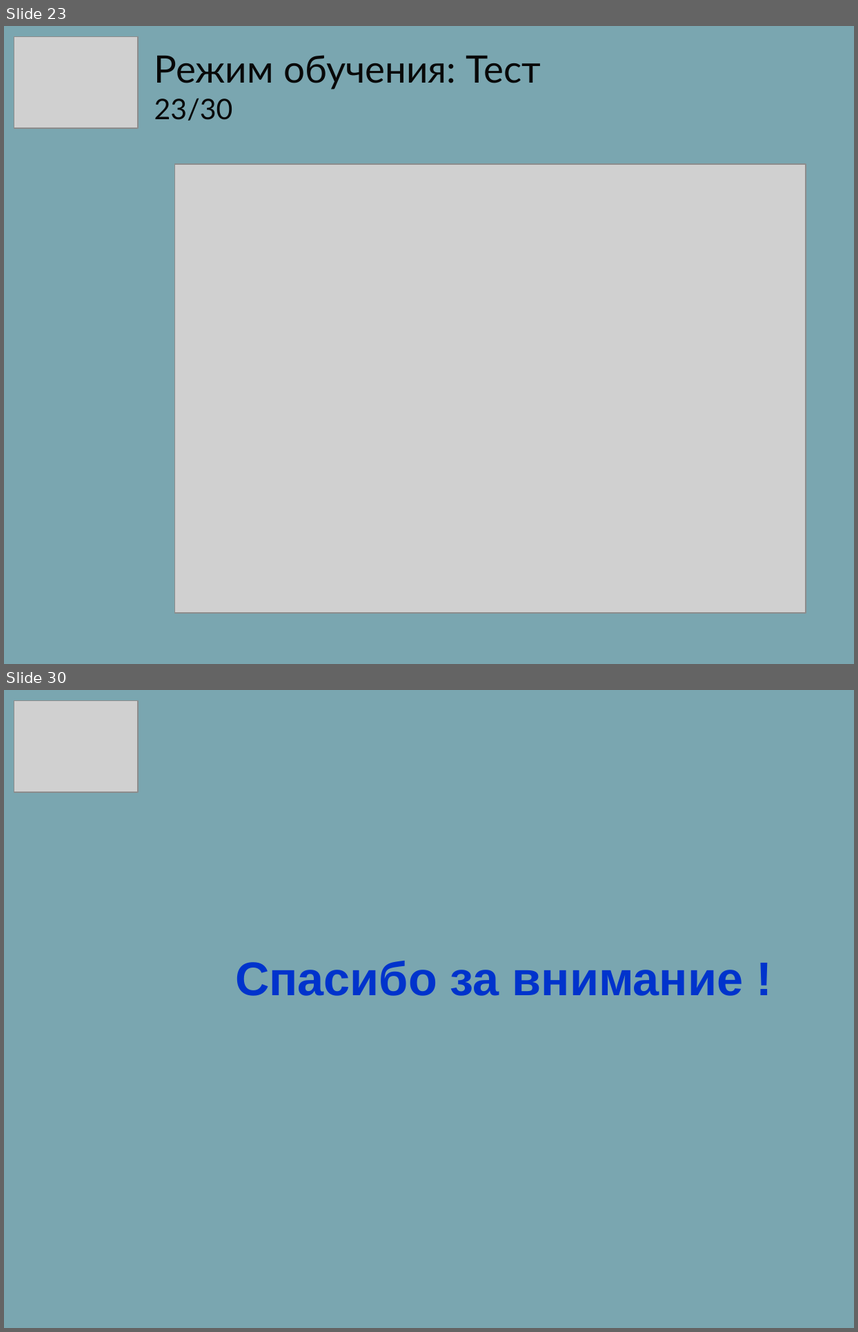
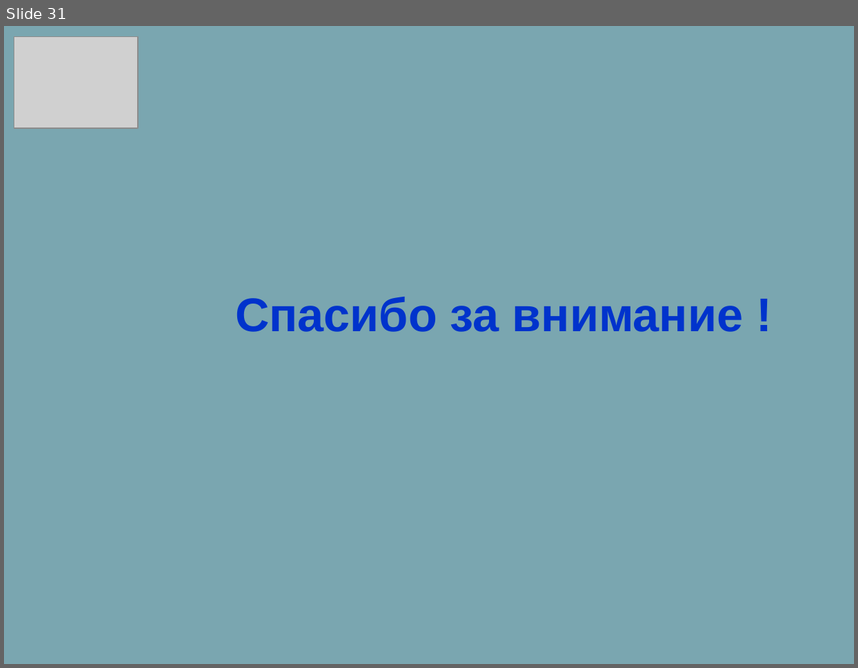
Before and after one commit to sidav/Master_dissertation, a slide deck: Kovun_for_masters_degree.pptx. Shown one above the other, each under a label of ours: slides 23 and 30 before the commit, slide 31 after it; the slides between them are not shown. The pictures are 858x1332 and 858x668 pixels, drawn with LibreOffice and Linux fonts; fonts in the diff are those of the drawing; grey boxes stand for pictures; background and template pictures are left out. Boxes give left, top, right and bottom in pixels: in the first picture for what was removed or moved away, otherwise in the second. Text is boxed around its words. In the diff, an @@ line names an element or a change of style, - is before the commit and + after.

```diff
--- a/Kovun_for_masters_degree.pptx
+++ b/Kovun_for_masters_degree.pptx
@@ slide 23 removed at (4, 26, 854, 664), background picture (left out) @@
@@ picture removed at (14, 37, 139, 128) @@
@@ title removed at (154, 55, 541, 121) @@
-Режим обучения: Тест 23/30
@@ picture removed at (175, 164, 806, 612) @@
@@ what was slide 30 is now slide 31 @@
```
Also in this commit, not shown: 4 slides changed, 23 slides added, 21 other slides removed, 5 other files.
